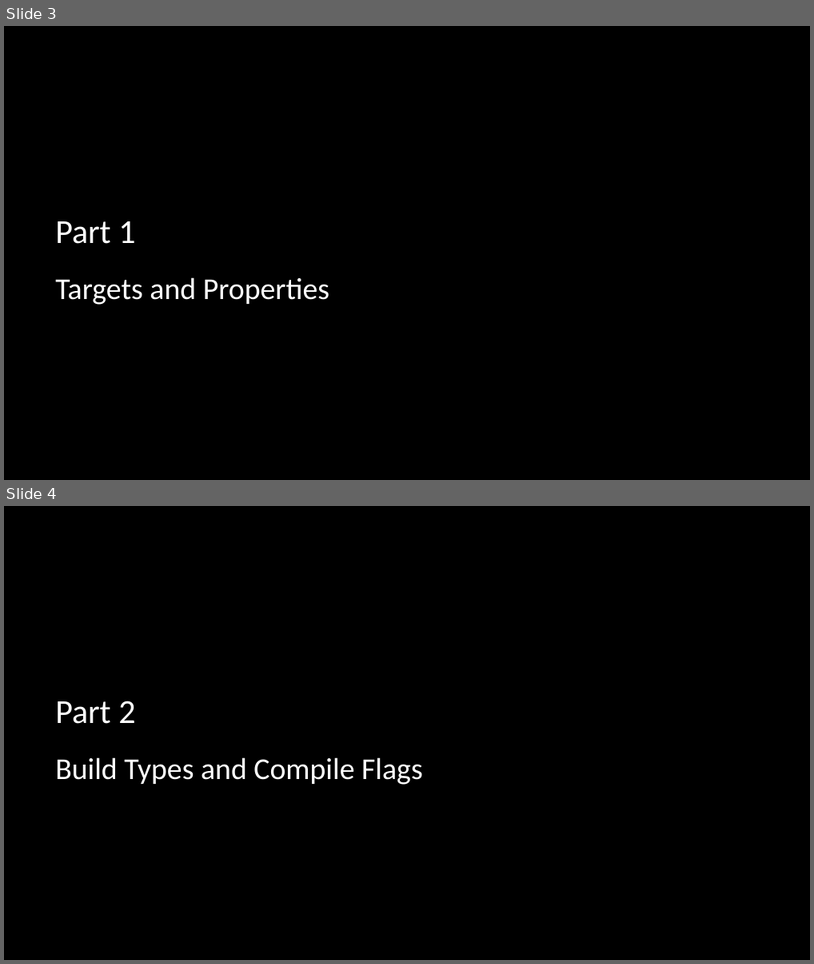
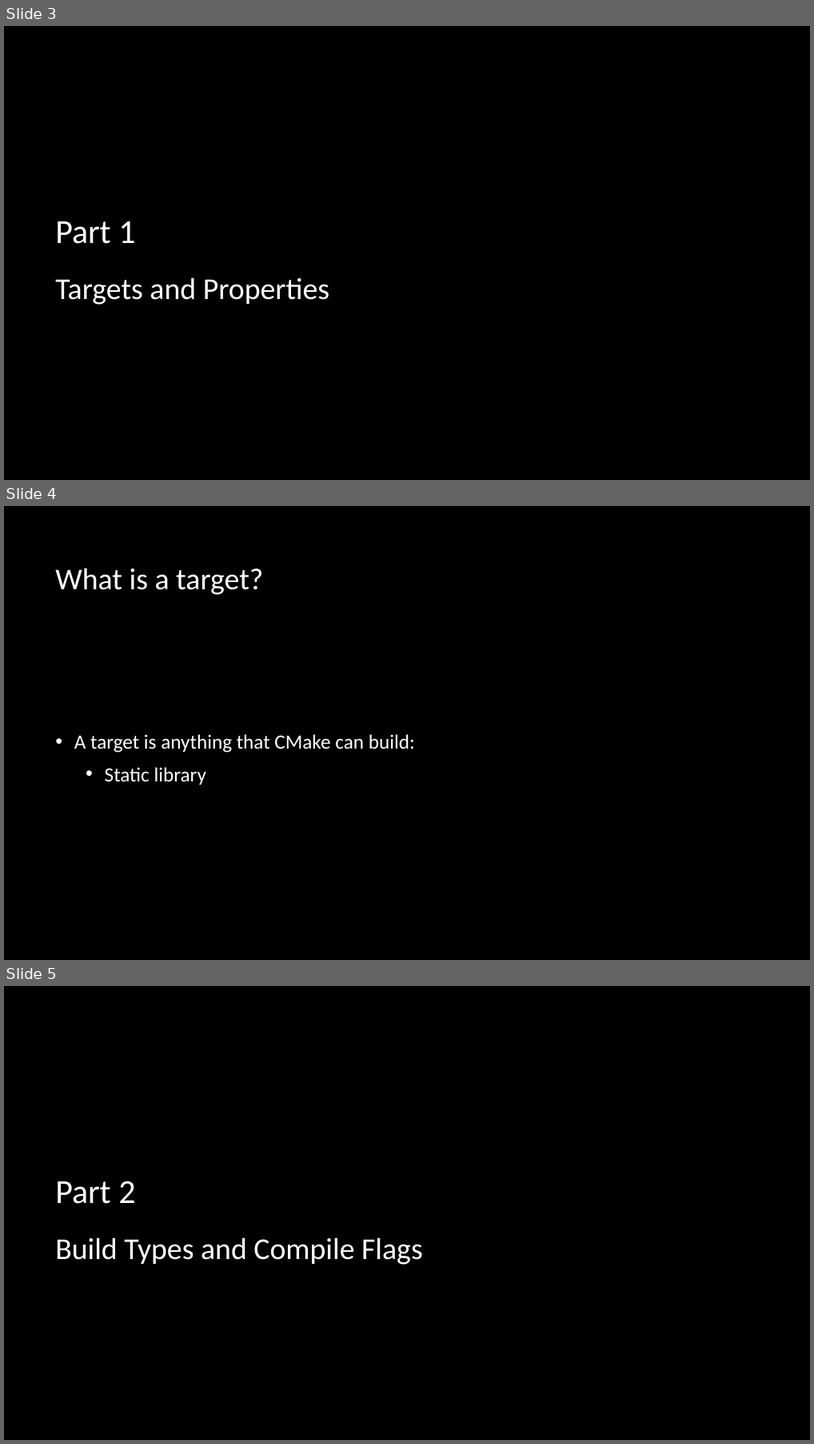
Before and after one commit to multiplemonomials/CMakeTraining, a slide deck: Session 2 - More Advanced CMake.pptx. Shown one above the other, each under a label of ours: slides 3 and 4 before the commit, slides 3, 4 and 5 after it. The pictures are 814x964 and 814x1444 pixels, drawn with LibreOffice and Linux fonts; fonts in the diff are those of the drawing; background and template pictures are left out. Boxes give left, top, right and bottom in pixels: in the first picture for what was removed or moved away, otherwise in the second. Text is boxed around its words. In the diff, an @@ line names an element or a change of style, - is before the commit and + after.

```diff
--- a/Session 2 - More Advanced CMake.pptx
+++ b/Session 2 - More Advanced CMake.pptx
@@ slide 4 added at (4, 506, 810, 960), background picture (left out) @@
@@ title added at (55, 568, 263, 595), 36 pt, text #FFFFFF @@
+What is a target?
@@ text added at (74, 734, 415, 784), 24 pt, text #FFFFFF @@
+• A target is anything that CMake can build:
+  • Static library
@@ what was slide 4 is now slide 5 @@
```
Also in this commit, not shown: 1 slide changed, 3 other slides added, 1 other file.
